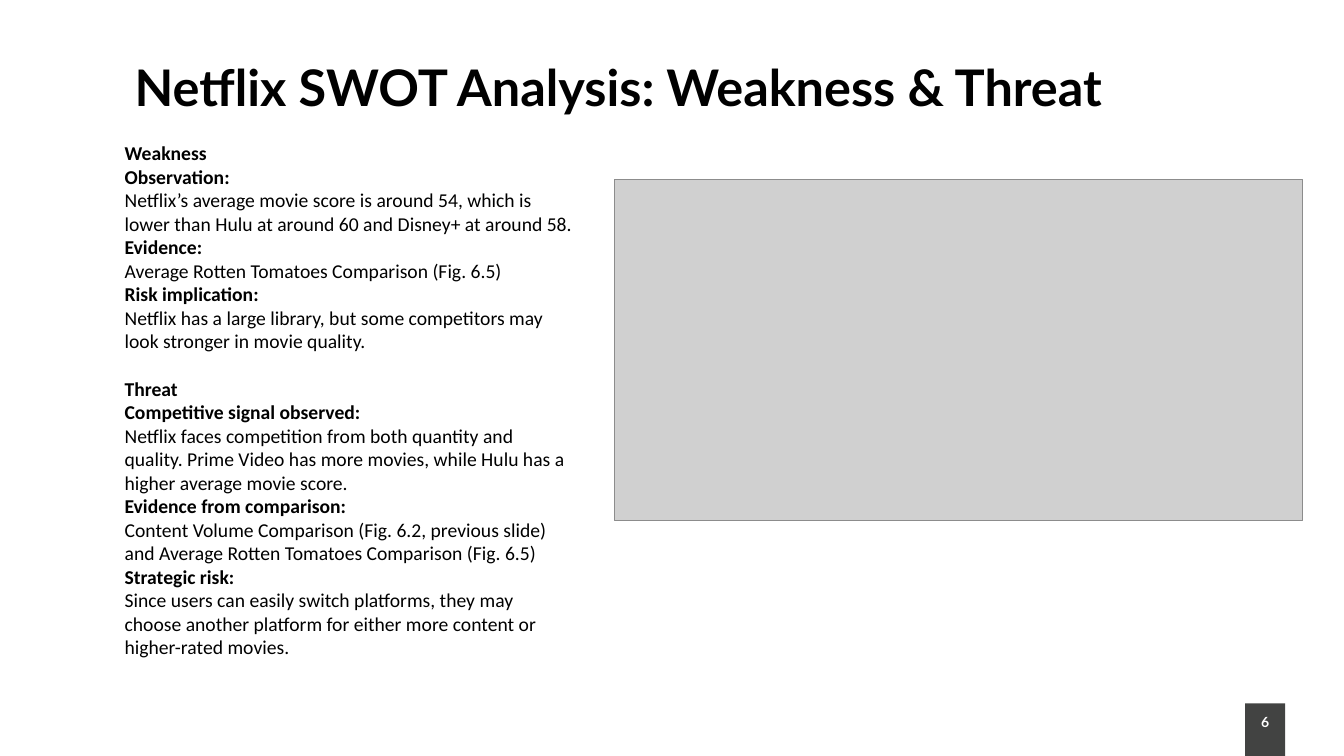
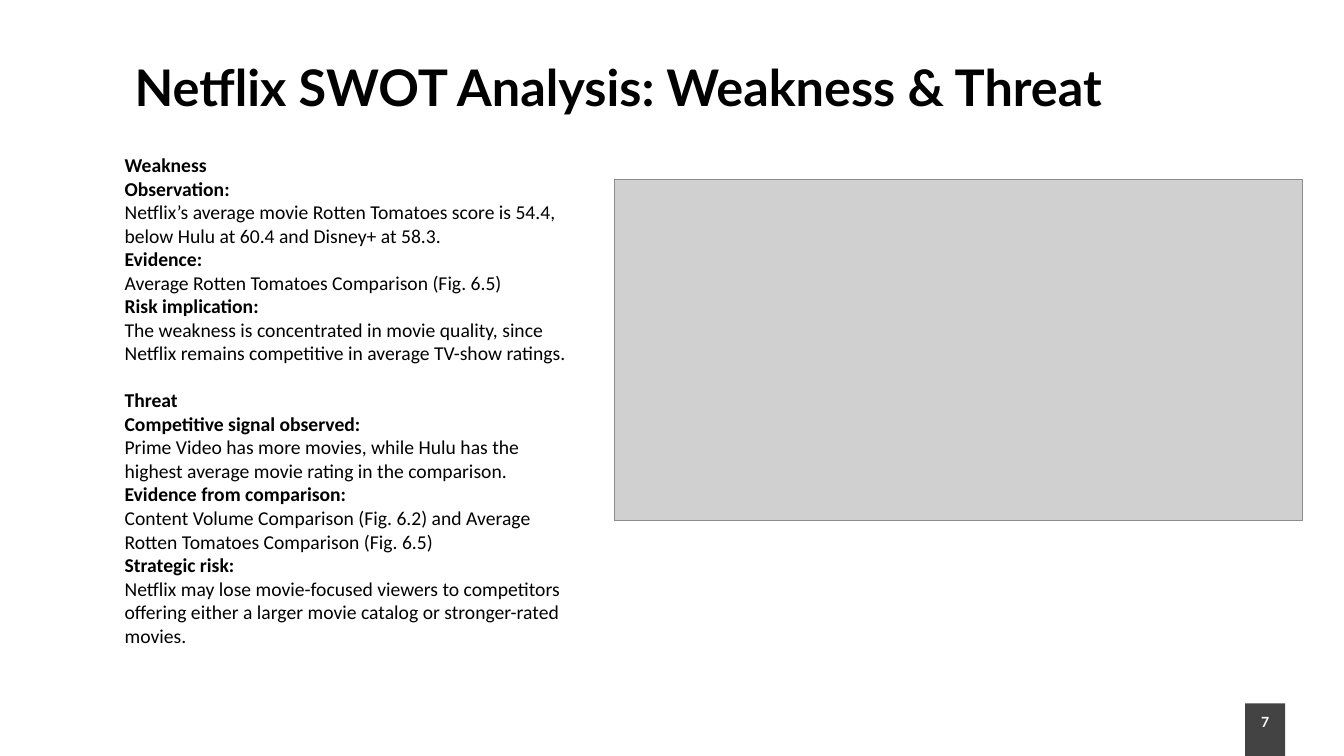
Before and after one commit to irgengu-ai/streaming-bi-svod, a slide deck: slide 7 of presentation/Netflix_Strategy_Analysis.pptx (slide 6 before the commit). Drawn at 1344x756 pixels with LibreOffice and Linux fonts; fonts in the diff are those of the drawing; grey boxes stand for pictures; background and template pictures are left out. Boxes give left, top, right and bottom in pixels: in the first picture for what was removed or moved away, otherwise in the second. Text is boxed around its words. In the diff, an @@ line names an element or a change of style, - is before the commit and + after.

```diff
--- a/presentation/Netflix_Strategy_Analysis.pptx
+++ b/presentation/Netflix_Strategy_Analysis.pptx
@@ text "Weakness": place and size @@
-text "Weakness" at [125,146,572,658]
+text "Weakness" at [125,158,566,643]
@@ text at [125,182,556,246]: text changed @@
-Observation:
-Netflix’s average movie score is around 54, which is lower than Hulu at around 60 and Disney+ at around 58.
+Observation:
+Netflix’s average movie Rotten Tomatoes score is 54.4, below Hulu at 60.4 and Disney+ at 58.3.
@@ text at [125,299,566,364]: text changed @@
-Risk implication:
-Netflix has a large library, but some competitors may look stronger in movie quality.
+Risk implication:
+The weakness is concentrated in movie quality, since Netflix remains competitive in average TV-show ratings.
@@ text at [125,417,560,643]: text changed @@
-Competitive signal observed:
-Netflix faces competition from both quantity and quality. Prime Video has more movies, while Hulu has a higher average movie score.
-Evidence from comparison:
-Content Volume Comparison (Fig. 6.2, previous slide) and Average Rotten Tomatoes Comparison (Fig. 6.5)
-Strategic risk:
-Since users can easily switch platforms, they may choose another platform for either more content or higher-rated movies.
+Competitive signal observed:
+Prime Video has more movies, while Hulu has the highest average movie rating in the comparison.
+Evidence from comparison:
+Content Volume Comparison (Fig. 6.2) and Average Rotten Tomatoes Comparison (Fig. 6.5)
+Strategic risk:
+Netflix may lose movie-focused viewers to competitors offering either a larger movie catalog or stronger-rated movies.
@@ page number at [1261,717,1269,727]: text changed @@
-6
+7
```
Also in this commit, not shown: 5 other slides changed, 2 slides added, 1 slide removed.
